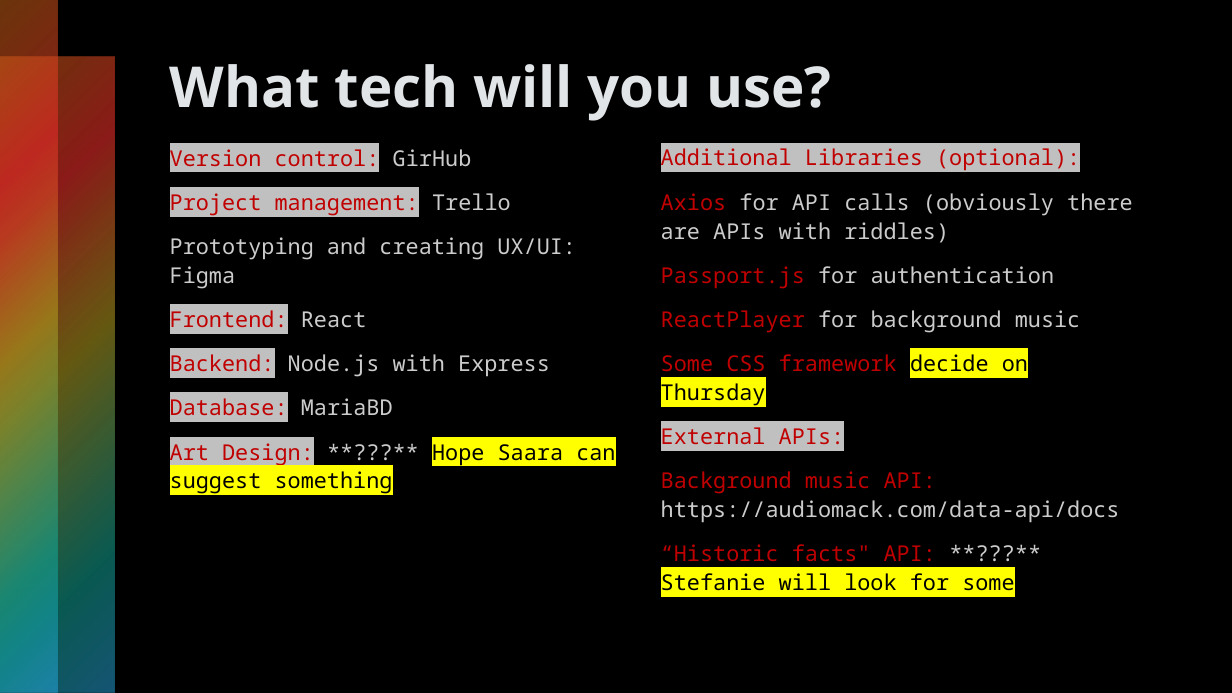
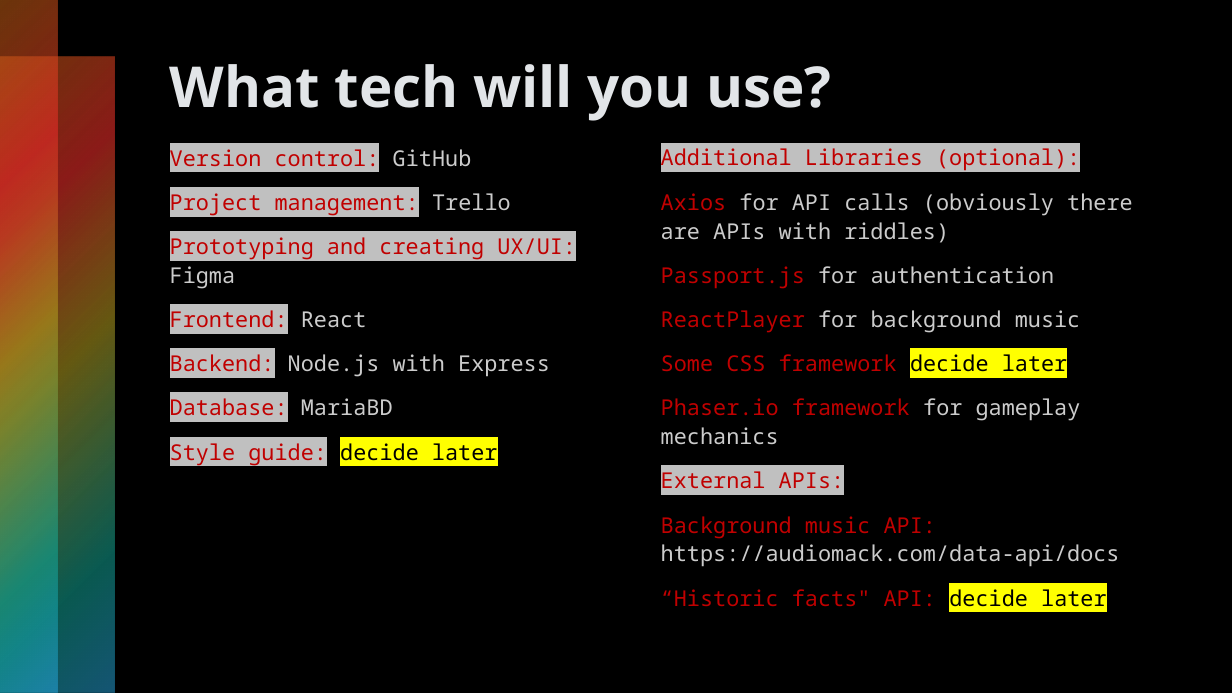
Before and after one commit to stabjana/team2, a slide deck: slide 6 of project_design/Project_presentation_v1.pptx. Drawn at 1232x693 pixels with LibreOffice and Linux fonts; fonts in the diff are those of the drawing. Boxes give left, top, right and bottom in pixels: in the first picture for what was removed or moved away, otherwise in the second. Text is boxed around its words. In the diff, an @@ line names an element or a change of style, - is before the commit and + after.

Commit message:
docs: fix some typos and other thing in the presentation

```diff
--- a/project_design/Project_presentation_v1.pptx
+++ b/project_design/Project_presentation_v1.pptx
@@ text at (x1=170, y1=146, x2=472, y2=172): text changed @@
-Version control: GirHub
+Version control: GitHub
@@ text at (x1=170, y1=237, x2=576, y2=289): text colour #CCCCCC to #C00000, highlight none to #C0C0C0 in "Prototyping and creating UX/UI:" @@
@@ text at (x1=661, y1=351, x2=1081, y2=444): text changed @@
-Some CSS framework decide on Thursday
+Some CSS framework decide later
+Phaser.io framework for gameplay mechanics
@@ text at (x1=170, y1=443, x2=498, y2=466): text changed; text colour #000000 to #C00000 @@
-Art Design: **???** Hope Saara can suggest something
+Style guide: decide later
@@ text at (x1=661, y1=589, x2=1107, y2=607): text changed; text colour #000000 to #C00000 @@
-“Historic facts" API: **???** Stefanie will look for some
+“Historic facts" API: decide later
```
Also in this commit, not shown: 2 other slides changed, 1 other file.
